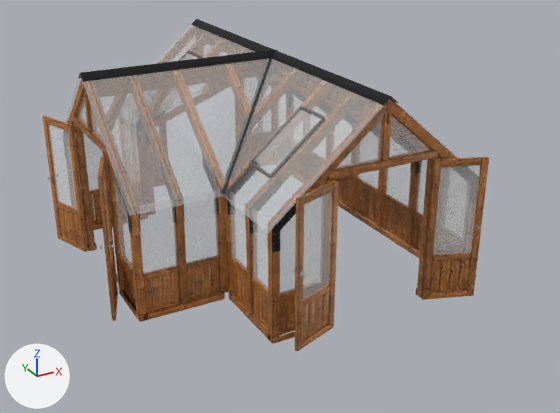
Two versions of the glTF model nordwood-tshape-ar.glb, one commit apart.
Rendered twice from a 50 mm camera at (-5.16, -9.55, 5.17) aimed at (-0.21, -0.56, 0.67). The axes (+X, +Y, +Z) are drawn at lower left. The lights are the same throughout. The older version comes first. Where no turn or scale is listed for an object, it has been applied to the vertices. Vertices at exactly the same position are counted once.

Names of what the first picture shows: 'nordwood-tshape'.
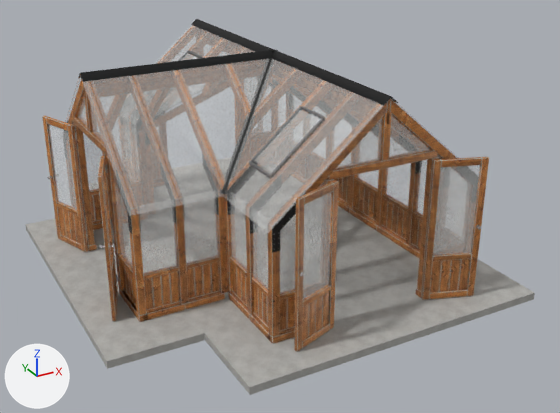
The change, as JSON lines over the scene's bpy script:
```json
{"op": "add", "block": "img_concrete", "code": ["img_concrete = load_image('concrete', '_unpacked/concrete', 1024, 1024, 'sRGB')"]}
{"op": "add", "block": "mat_concrete", "code": ["mat_concrete = principled_material('concrete')", "mat_concrete.texture = img_concrete", "mat_concrete.roughness = 0.88"]}
{"block": "me_nordwood_tshape", "where": "# used by ob_nordwood_tshape; location = (-0.61, 0.0, 1.36)"}
{"op": "remove", "block": "me_nordwood_tshape", "code": "me_nordwood_tshape.from_pydata(...)  # 36684 vertices, 60168 faces; spans x -2.45..2.17, y -3.05..3.05, z -1.36..1.46"}
{"op": "add", "block": "me_nordwood_tshape", "code": "me_nordwood_tshape.from_pydata(...)  # 45660 vertices, 87070 faces; spans x -2.72..2.72, y -3.32..3.32, z -1.46..1.46"}
{"block": "me_nordwood_tshape", "change": "me_nordwood_tshape part 1: a new loose piece of 16 vertices spanning x -2.72..2.72, y -3.32..3.32, z -1.46..-1.36, in mat_concrete (picture img_concrete)"}
{"block": "me_nordwood_tshape", "change": "me_nordwood_tshape part 2: 181 vertices moved within x -2.4..2.1, y -2.98..2.98, z -1.34..1.27; 8960 vertices added at x -2.4..2.11, y -3.01..3.01, z -1.35..1.44"}
{"op": "add", "block": "me_nordwood_tshape", "code": "me_nordwood_tshape.materials.append(mat_concrete)  # picture img_concrete"}
```

Where the change shows, as pixel boxes [x1, y1, x2, y2] in the pictures (560 x 413 px):
```json
{"object": "nordwood-tshape", "change": "reshaped", "before": [43, 19, 489, 351], "after": [25, 19, 535, 395]}
{"part": 1, "of": "me_nordwood_tshape", "change": "added", "after": [25, 202, 535, 395]}
{"part": 2, "of": "me_nordwood_tshape", "change": "built on", "before": [43, 92, 484, 347], "after": [42, 65, 489, 352]}
```
